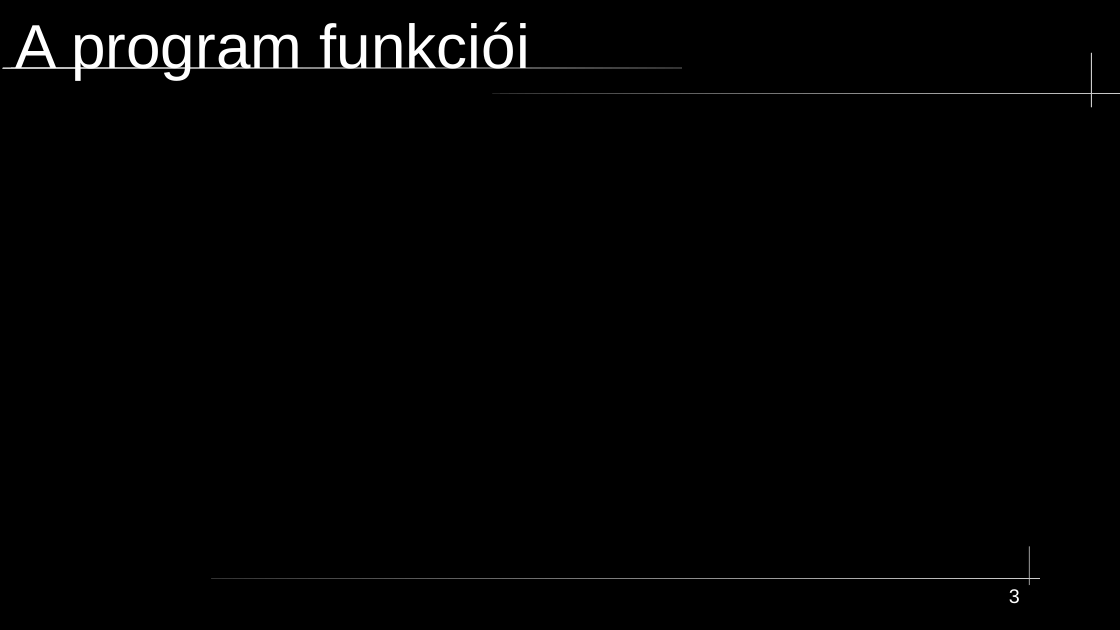
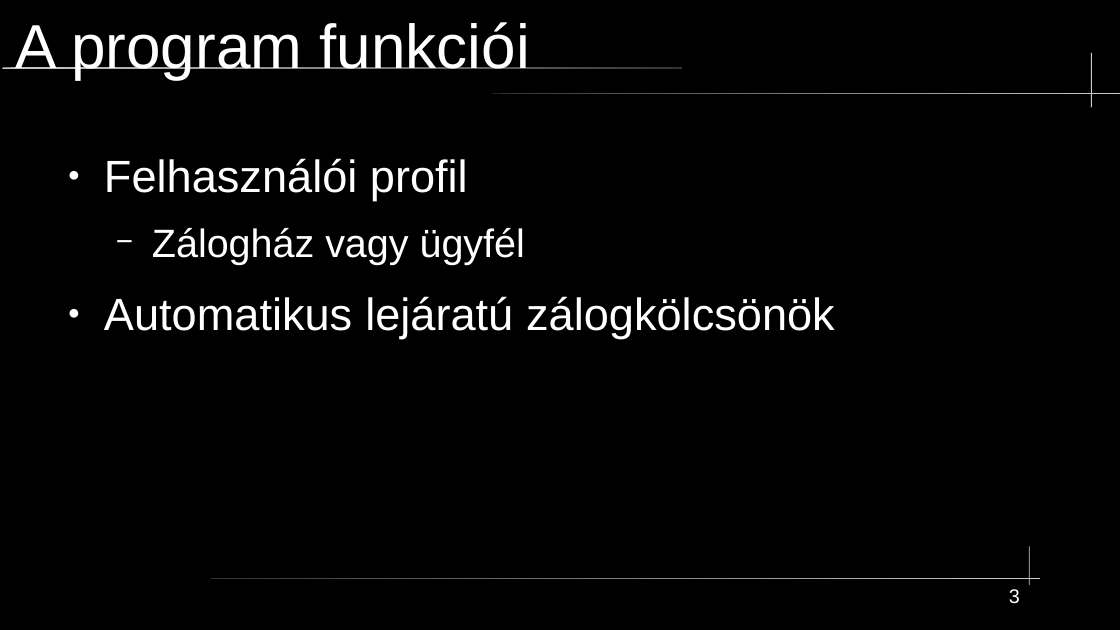
Before and after one commit to mikobalint-szbi/PawnHub, a slide deck: slide 3 of [Developer]/PPT/technikai prezentáció.odp. Drawn at 1120x630 pixels with LibreOffice and Linux fonts; fonts in the diff are those of the drawing. Boxes give left, top, right and bottom in pixels: in the first picture for what was removed or moved away, otherwise in the second. Text is boxed around its words. In the diff, an @@ line names an element or a change of style, - is before the commit and + after.

```diff
--- a/[Developer]/PPT/technikai prezentáció.odp
+++ b/[Developer]/PPT/technikai prezentáció.odp
@@ text added at (104, 158, 835, 338), 32 pt, text #FFFFFF @@
+● Felhasználói profil
+  − Zálogház vagy ügyfél
+● Automatikus lejáratú zálogkölcsönök
```
Also in this commit, not shown: 1 other file.
